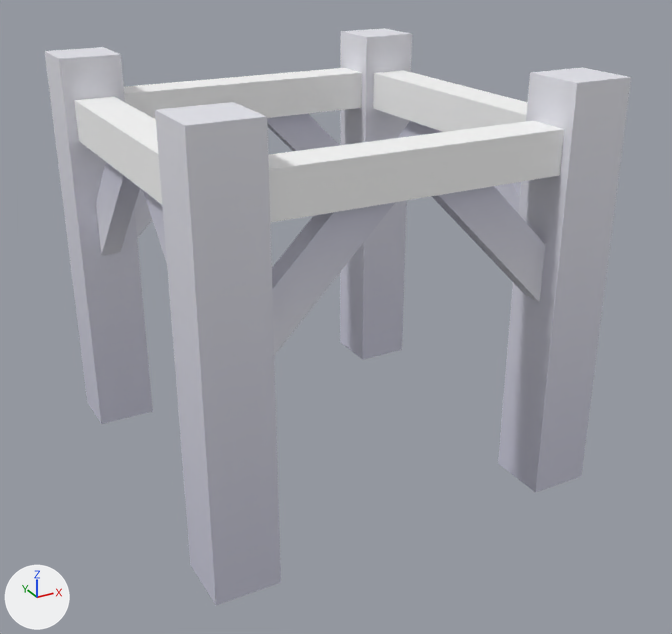
Two versions of the FBX model Assets/kenney_mini-dungeon/Models/FBX format/wood-structure.fbx, one commit apart.
One viewpoint serves both versions: a camera (50 mm lens) standing at (-1.022, -1.967, 1.329) and looking at (0.021, -0.071, 0.381). The axes (+X, +Y, +Z) are drawn at lower left. The lights are the same throughout. The older version comes first. Where no turn or scale is listed for an object, it has been applied to the vertices.

Before the edit, the objects in view are built like this:
```python
me_scene = bpy.data.meshes.new('Scene')
me_scene.from_pydata(...)  # 128 vertices, 144 faces; spans x -0.5..0.5, y -0.5..0.5, z 0.0..1.0
me_scene.materials.append(mat_colormap)  # picture img_colormap_png
ob_wood_structure = bpy.data.objects.new('wood-structure', me_scene)
ob_wood_structure.location = (0.0, 0.0, 0.0)
```
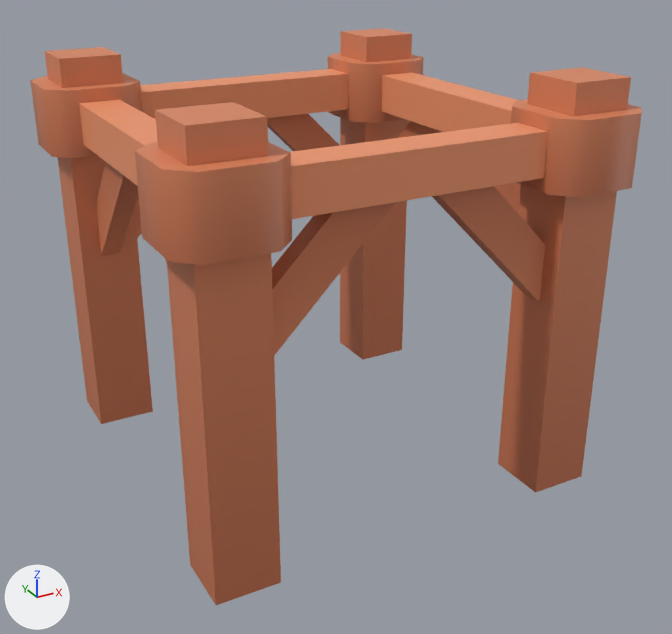
Pixel boxes [x1, y1, x2, y2] of what changed, in the pictures (672 x 634 px):
'wood-structure', reshaped: before [45, 28, 631, 605]; after [30, 28, 642, 605]
part 1 of me_scene, added (brown): after [328, 53, 424, 123]
part 2 of me_scene, added (brown): after [30, 73, 143, 158]
part 3 of me_scene, added (brown): after [511, 99, 642, 197]
part 4 of me_scene, added (brown): after [135, 142, 292, 265]
part 5 of me_scene, surface changed (grey to brown): [45, 28, 631, 605] in both

What changed in the scene script:
```text
Change me_scene:
    used by ob_wood_structure; location = (0.0, 0.0, 0.0)
    remove me_scene.from_pydata(...)  # 128 vertices, 144 faces; spans x -0.5..0.5, y -0.5..0.5, z 0.0..1.0
    add me_scene.from_pydata(...)  # 192 vertices, 256 faces; spans x -0.544..0.544, y -0.544..0.544, z 0.0..1.0
    me_scene part 1: a new loose piece of 16 vertices spanning x 0.306..0.544, y 0.306..0.544, z 0.768..0.932, in mat_colormap (picture img_colormap_png)
    me_scene part 2: a new loose piece of 16 vertices spanning x -0.544..-0.306, y 0.306..0.544, z 0.768..0.932, in mat_colormap (picture img_colormap_png)
    me_scene part 3: a new loose piece of 16 vertices spanning x 0.306..0.544, y -0.544..-0.306, z 0.768..0.932, in mat_colormap (picture img_colormap_png)
    me_scene part 4: a new loose piece of 16 vertices spanning x -0.544..-0.306, y -0.544..-0.306, z 0.768..0.932, in mat_colormap (picture img_colormap_png)
    me_scene part 5: 144 kept faces spanning x -0.5..0.5, y -0.5..0.5, z 0.0..1.0 get new texture (UV) coordinates
```
